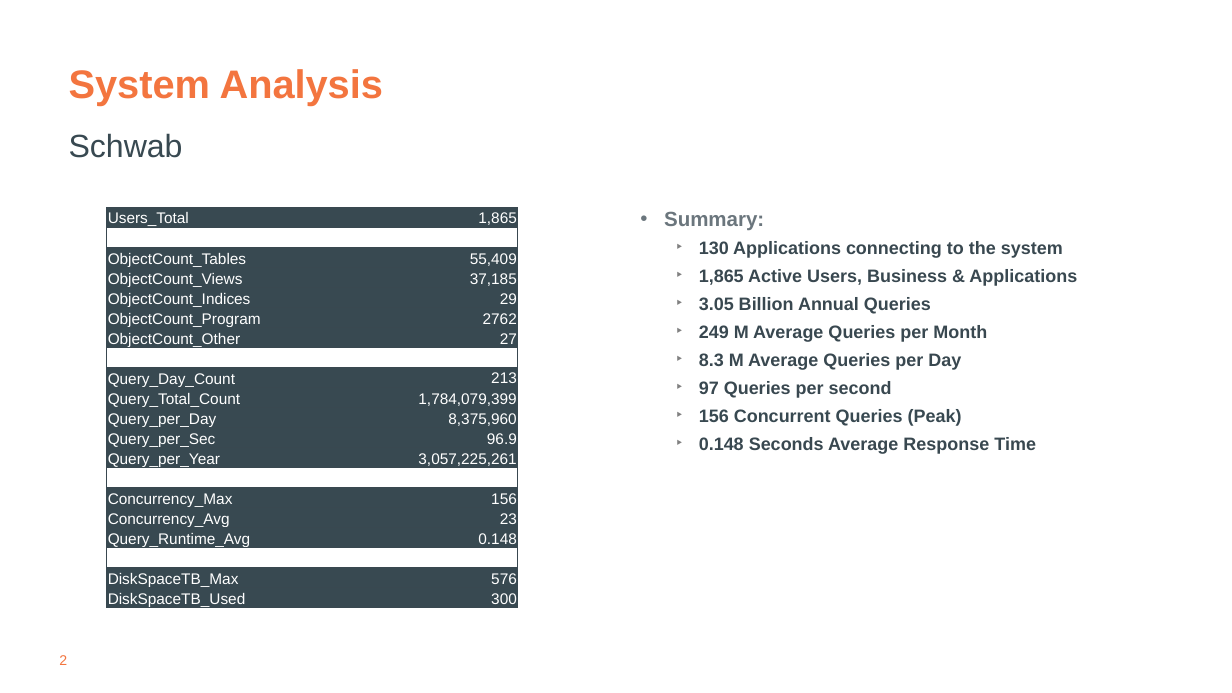
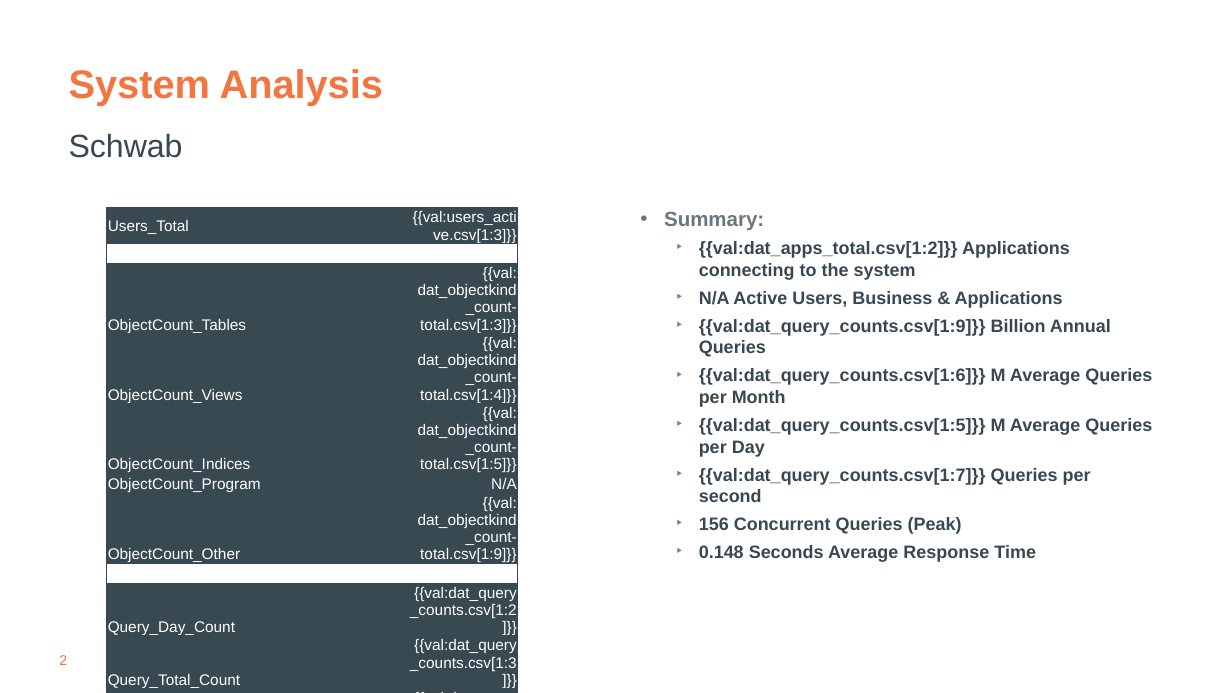
Before and after one commit to tdcoa/sql, a slide deck: slide 2 of filesets/workload_analytics/workload_characteristics.pptx. Drawn at 1232x693 pixels with LibreOffice and Linux fonts; fonts in the diff are those of the drawing; background and template pictures are left out. Boxes give left, top, right and bottom in pixels: in the first picture for what was removed or moved away, otherwise in the second. Text is boxed around its words. In the diff, an @@ line names an element or a change of style, - is before the commit and + after.

```diff
--- a/filesets/workload_analytics/workload_characteristics.pptx
+++ b/filesets/workload_analytics/workload_characteristics.pptx
@@ table at bbox=[107, 208, 518, 693] @@
-row 1, column 2: 1,865
+row 1, column 2: {{val:users_active.csv[1:3]}}
-row 3, column 2: 55,409
+row 3, column 2: {{val: / dat_objectkind_count-total.csv[1:3]}}
-row 4, column 2: 37,185
+row 4, column 2: {{val: / dat_objectkind_count-total.csv[1:4]}}
-row 5, column 2: 29
+row 5, column 2: {{val: / dat_objectkind_count-total.csv[1:5]}}
-row 6, column 2: 2762
+row 6, column 2: N/A
-row 7, column 2: 27
+row 7, column 2: {{val: / dat_objectkind_count-total.csv[1:9]}}
-row 9, column 2: 213
+row 9, column 2: {{val:dat_query_counts.csv[1:2]}}
-row 10, column 2: 1,784,079,399
+row 10, column 2: {{val:dat_query_counts.csv[1:3]}}
-row 11, column 2: 8,375,960
+row 11, column 2: {{val:dat_query_counts.csv[1:4]}}
-row 12, column 2: 96.9
+row 12, column 2: {{val:dat_query_counts.csv[1:7]}}
-row 13, column 2: 3,057,225,261
+row 13, column 2: {{val:dat_query_counts.csv[1:8]}}
@@ text at bbox=[699, 241, 1152, 502]: text changed @@
-  ‣ 130 Applications connecting to the system
-  ‣ 1,865 Active Users, Business & Applications
-  ‣ 3.05 Billion Annual Queries
-  ‣ 249 M Average Queries per Month
-  ‣ 8.3 M Average Queries per Day
-  ‣ 97 Queries per second
+  ‣ {{val:dat_apps_total.csv[1:2]}} Applications connecting to the system
+  ‣ N/A Active Users, Business & Applications
+  ‣ {{val:dat_query_counts.csv[1:9]}} Billion Annual Queries
+  ‣ {{val:dat_query_counts.csv[1:6]}} M Average Queries per Month
+  ‣ {{val:dat_query_counts.csv[1:5]}} M Average Queries per Day
+  ‣ {{val:dat_query_counts.csv[1:7]}} Queries per second
```
Also in this commit, not shown: 3 other slides changed, 1 slide added, 1 other file.
